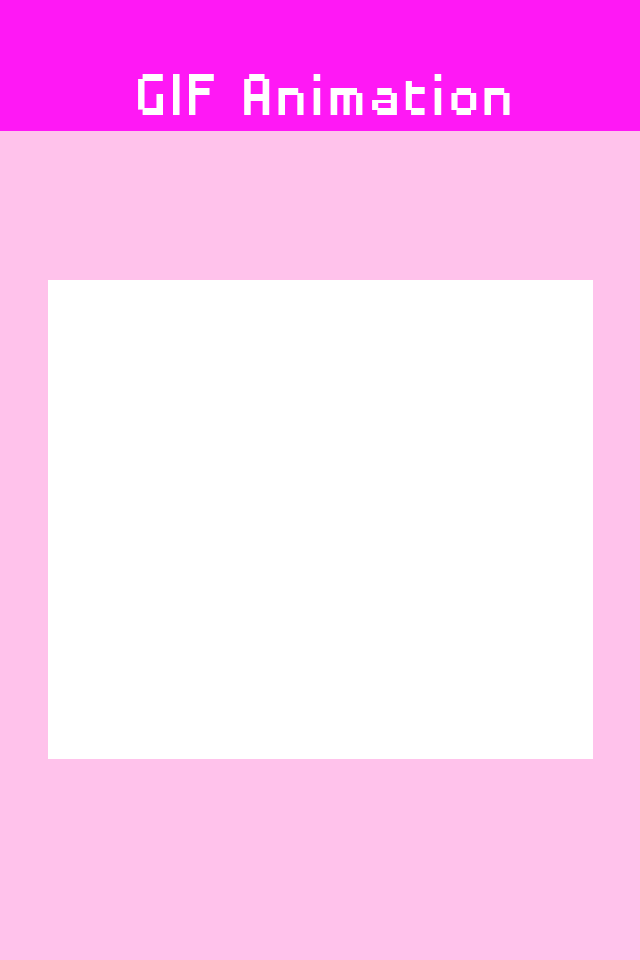
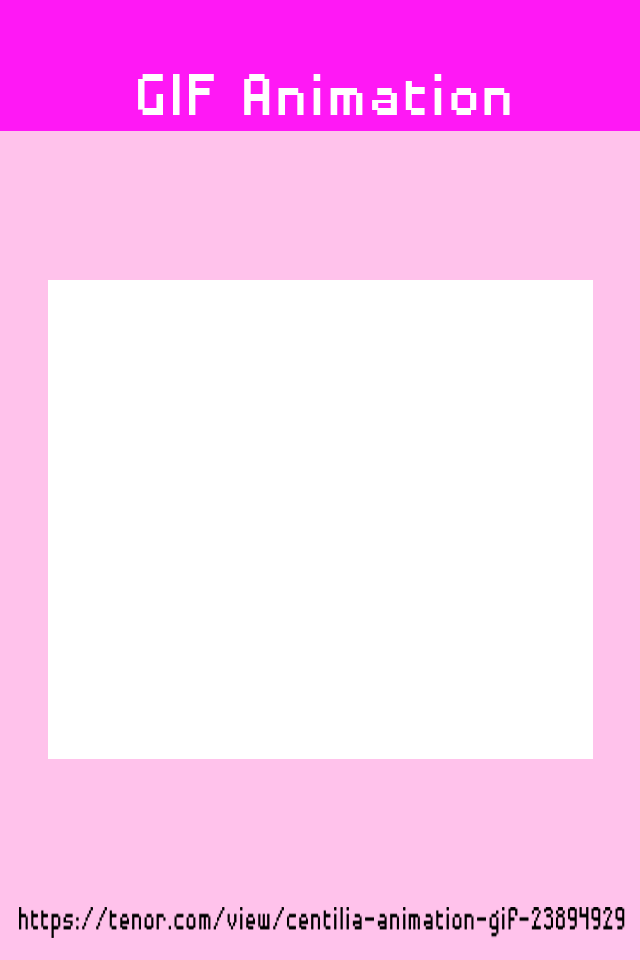
Revision of a layered w=640, h=960 image; what changed, layer by layer:
added layer "credit url=https://tenor.com/view/centilia-animation-gif-23894929" above "Background copy" over 19, 907, 625, 938
